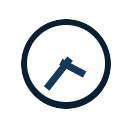
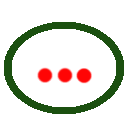
Comparing the layer stacks of the two 128x128 images. Changes:
added layer "paused" above "nada" over [4, 22, 124, 114]
hid "nada" over [21, 19, 111, 109]
